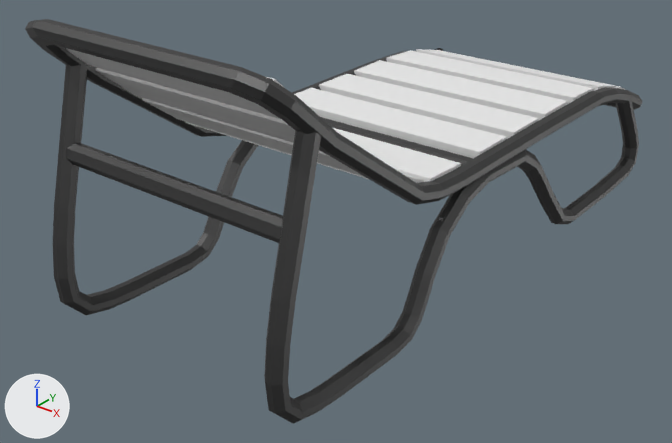
The Blender file Bruise Cruise/Assets/Models/Level 1/Chair.blend: old version first, new version second.
Rendered twice from a camera (50 mm lens) standing at (3.79, -5.28, 3.35) and looking at (-0.16, -0.35, 0.29). The lights are fixed; the arrows at lower left show +X, +Y and +Z.

Objects in the first picture: 'Deck Chair frame 2.047'.
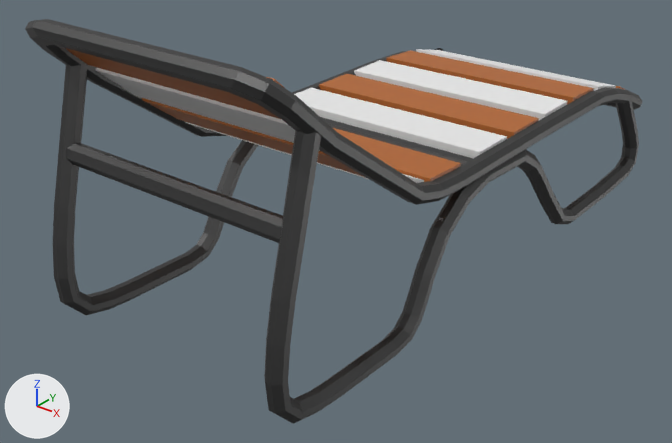
Boxes [x1, y1, x2, y2] around the edits, measured in the pictures (672 x 443 px):
part 1 of me_plane_014, recoloured
    both: [66, 48, 620, 182]
part 2 of me_plane_014, recoloured
    both: [430, 118, 539, 181]
part 3 of me_plane_014, recoloured
    both: [573, 87, 626, 101]

Patch to the scene script:
```diff
--- a/Bruise Cruise/Assets/Models/Level 1/Chair.blend.py
+++ b/Bruise Cruise/Assets/Models/Level 1/Chair.blend.py
@@ mat_lifepreserver_orange @@
+mat_lifepreserver_orange = principled_material('LifePreserver orange')
+mat_lifepreserver_orange.base_color = (0.457, 0.132, 0.023)  # orange #b4662a
@@ me_plane_014 @@
 me_plane_014.from_pydata(...)  # 816 vertices, 772 faces; spans x -1.01..0.99, y -2.28..2.72, z -0.05..2.08
 # used by ob_deck_chair_frame_2_047; location = (0.0, 0.0, 0.0)
+# me_plane_014 part 1: 30 of the faces centred in x -0.91..-0.01, y -2.14..2.56, z 0.72..2.0 switch from mat_lifepreserve_white to mat_lifepreserver_orange (orange #b4662a)
+# me_plane_014 part 2: 2 of the faces centred in x 0.89, y -0.53..0.55, z 0.99..1.0 switch from mat_lifepreserve_white to mat_lifepreserver_orange (orange #b4662a)
+# me_plane_014 part 3: 2 of the faces centred in x 0.89, y 1.49..2.39, z 0.8..1.01 switch from mat_lifepreserve_white to mat_lifepreserver_orange (orange #b4662a)
 me_plane_014.materials.append(mat_railing)
```
